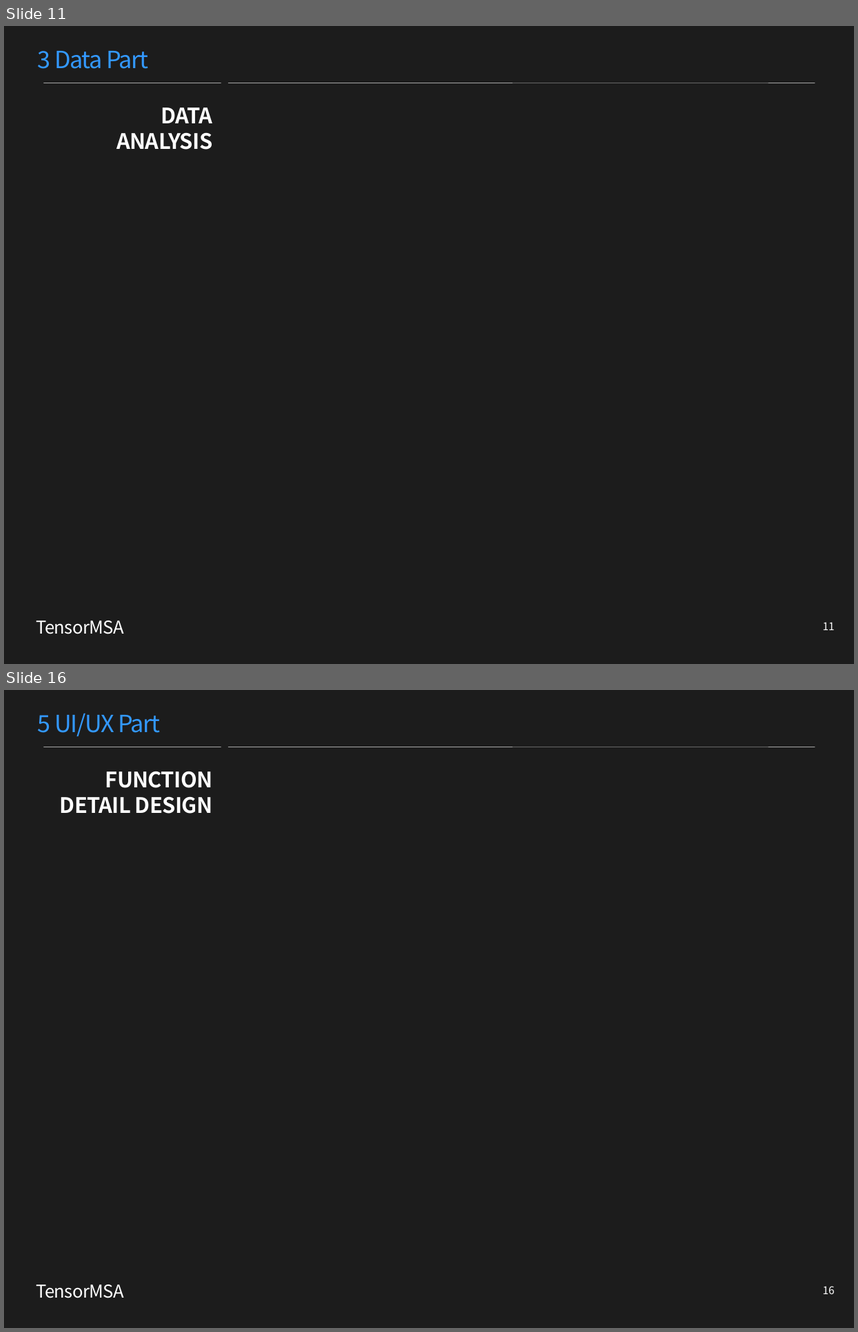
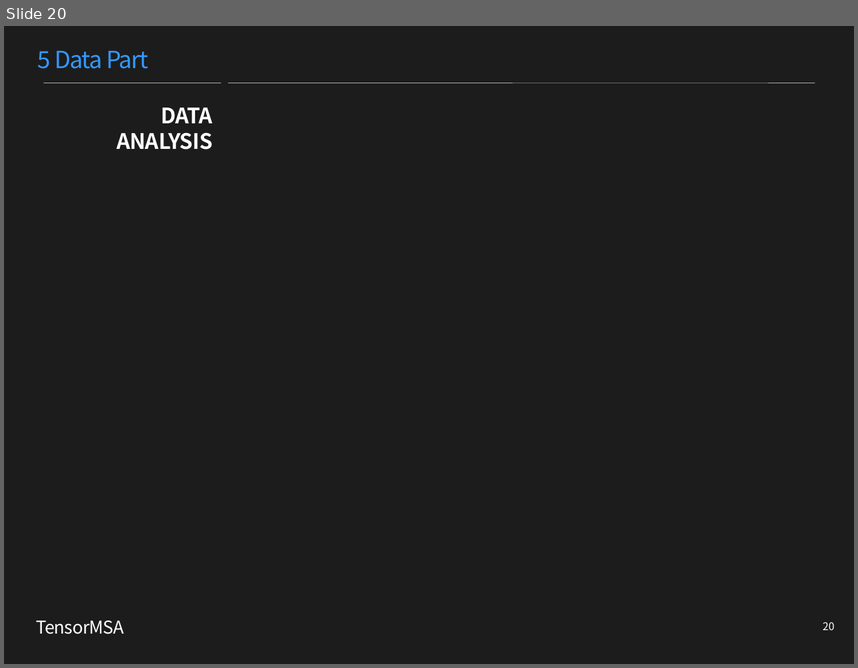
Before and after one commit to TensorMSA/tensormsa_old, a slide deck: TensorMSA.pptx. Shown one above the other, each under a label of ours: slides 11 and 16 before the commit, slide 20 after it; the slides between them are not shown. The pictures are 858x1332 and 858x668 pixels, drawn with LibreOffice and Linux fonts; fonts in the diff are those of the drawing. Boxes give left, top, right and bottom in pixels: in the first picture for what was removed or moved away, otherwise in the second. Text is boxed around its words. In the diff, an @@ line names an element or a change of style, - is before the commit and + after.

Commit message:
update project design contents

```diff
--- a/TensorMSA.pptx
+++ b/TensorMSA.pptx
@@ slide 16 removed at (4,690,854,1328), background #1C1C1C @@
@@ text removed at (38,713,161,736) @@
-5 UI/UX Part
@@ line removed from (44, 747) to (221, 747) @@
@@ line removed from (228, 747) to (815, 747) @@
@@ text removed at (60,771,213,814) @@
-FUNCTION
-DETAIL DESIGN
@@ text removed at (36,1284,125,1298) @@
-TensorMSA
@@ page number removed at (823,1285,835,1294) @@
-16
@@ what was slide 11 is now slide 20 @@
@@ slide 20 changed as well @@
@@ text at (38,51,149,69): text changed @@
-3 Data Part
+5 Data Part
@@ page number at (823,621,835,630): text changed @@
-11
+20
```
Also in this commit, not shown: 6 other slides changed, 11 slides added, 6 other slides removed.
